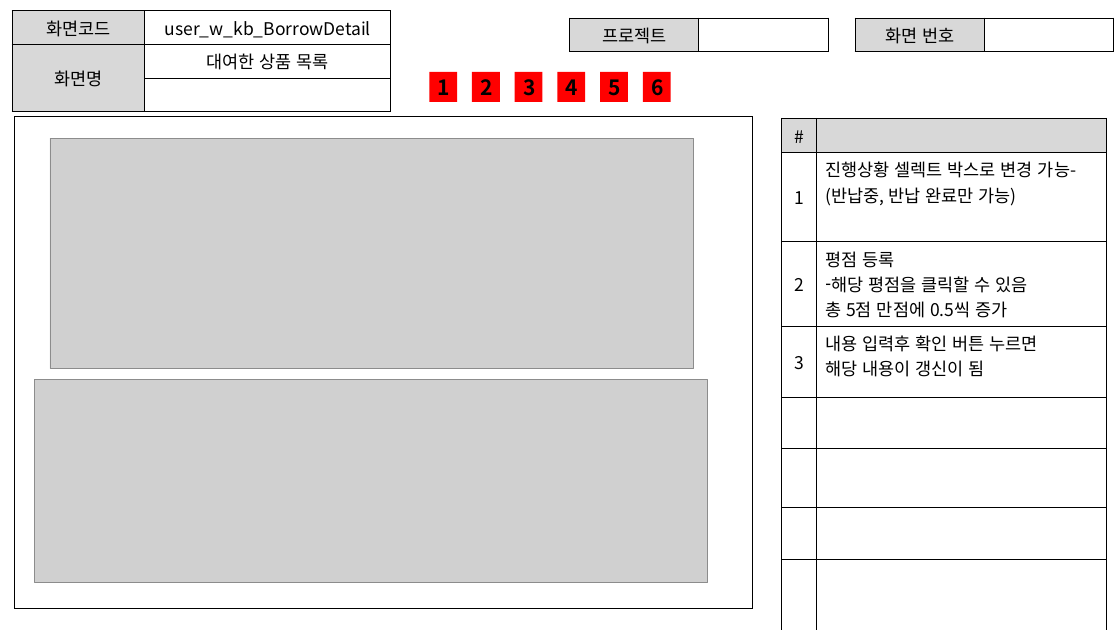
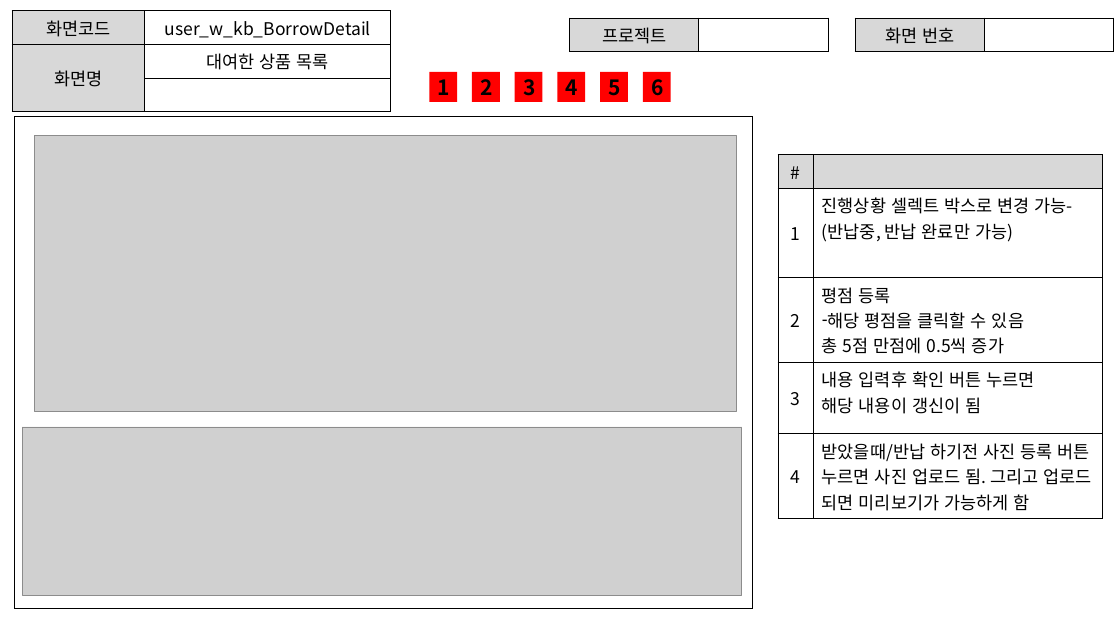
Before and after one commit to ezenteam2/RentalEquip, a slide deck: slide 18 of 0 발표용 파워포인트/project04 - 파워포인트 종합 - 기범.pptx. Drawn at 1120x630 pixels with LibreOffice and Linux fonts; fonts in the diff are those of the drawing; grey boxes stand for pictures. Boxes give left, top, right and bottom in pixels: in the first picture for what was removed or moved away, otherwise in the second. Text is boxed around its words. In the diff, an @@ line names an element or a change of style, - is before the commit and + after.

```diff
--- a/0 발표용 파워포인트/project04 - 파워포인트 종합 - 기범.pptx
+++ b/0 발표용 파워포인트/project04 - 파워포인트 종합 - 기범.pptx
@@ picture: place and size @@
-picture at [50,138,694,368]
+picture at [34,135,736,412]
@@ table at [778,155,1102,515] @@
-row 5:  | 
-row 6:  | 
-row 7:  | 
-row 8:  | 
+row 5: 4 | 받았을때/반납 하기전 사진 등록 버튼 누르면 사진 업로드 됨. 그리고 업로드 되면 미리보기가 가능하게 함
@@ table: place and size @@
-table at [782,118,1107,628]
+table at [778,155,1102,515]
@@ picture: place and size @@
-picture at [34,380,707,582]
+picture at [22,427,742,595]
```
Also in this commit, not shown: 1 other slide changed.
